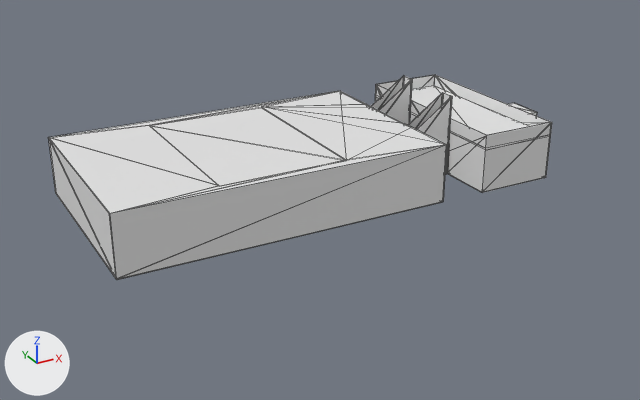
Two versions of the glTF model public/levels/room5555-left.glb, one commit apart.
Before and after are seen from a camera (50 mm lens) standing at (-102.3, -91.7, 50.9) and looking at (-44.0, 14.3, -2.2). Arrows for +X, +Y and +Z are at lower left; the lights stay in place. The older version comes first. Mesh edges are drawn as thin lines. Where no turn or scale is listed for an object, it has been applied to the vertices. Vertices at exactly the same position are counted once.

In view in the first picture: 'Ceiling', 'Room'.
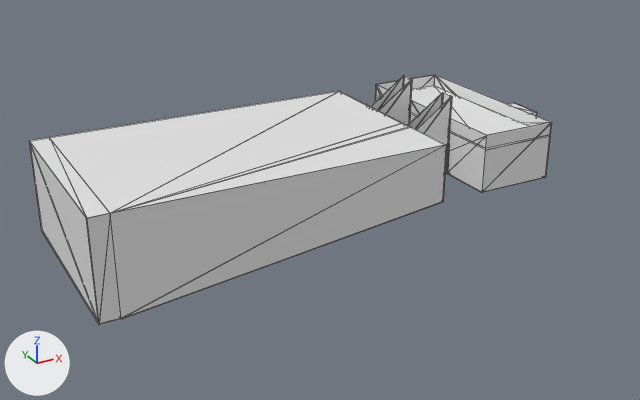
The change, as a diff of the scene's bpy script:
```diff
--- a/public/levels/room5555-left.glb.py
+++ b/public/levels/room5555-left.glb.py
@@ me_mesh_017 @@
 # used by ob_room; location = (7.9, 15.9, 0.0)
-me_mesh_017.from_pydata(...)  # 348 vertices, 764 faces; spans x -86.7..-12.0, y -14.9..14.6, z -1.6..12.2
+me_mesh_017.from_pydata(...)  # 350 vertices, 770 faces; spans x -89.4..-12.0, y -14.9..14.6, z -5.5..12.2
+# me_mesh_017 part 1
+# 13 vertices are removed from x -86.7..-54.3, y -14.9..14.6, z -0.1..8.6
+# 60 faces are deleted
+# 3 vertices move from x -72.5, y -13.3..12.9, z 8.5..8.6 to x -89.4..-86.6, y -14.9..14.6, z 8.5..8.6
+# 10 vertices are added at x -89.4..-86.6, y -14.9..14.6, z -5.5..8.6
+# 5 new vertices lie (-2.7, 0.0, 0.0) away from vertices in x -86.6, y -14.8..14.5, z -5.5..8.5
+# 46 new faces join them, mat_material_003 (white #e7e7e7)
+# 20 new faces join them, mat_floor (white #e7e7e7)
 me_mesh_017.materials.append(mat_material_003)
```

Changed parts and their boxes [x1, y1, x2, y2] in the pictures (640 x 400 px; the box of a moved part takes in the faces that stretch with it):
'Room', reshaped (22% taller)
    before: [48, 75, 552, 280]
    after: [29, 75, 552, 325]
part 1 of me_mesh_017, moved or reshaped
    before: [48, 91, 447, 280]
    after: [29, 91, 447, 325]
